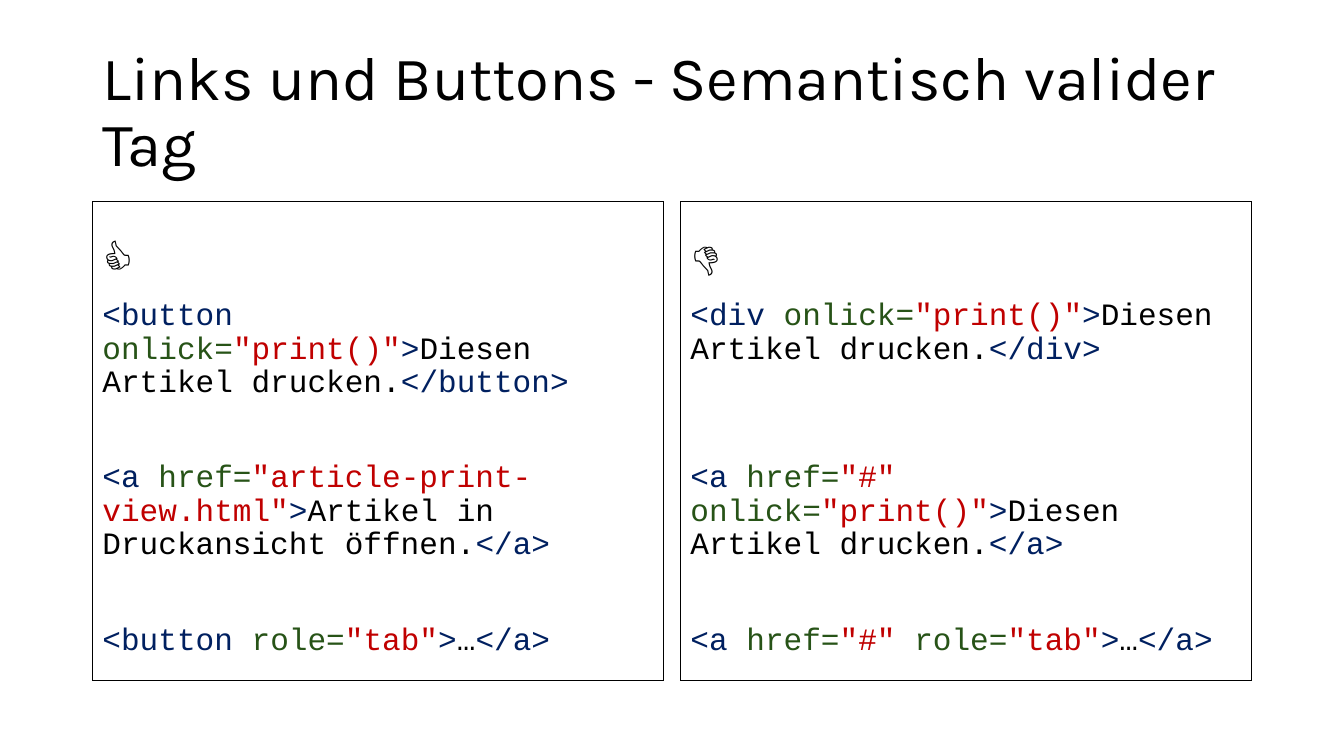
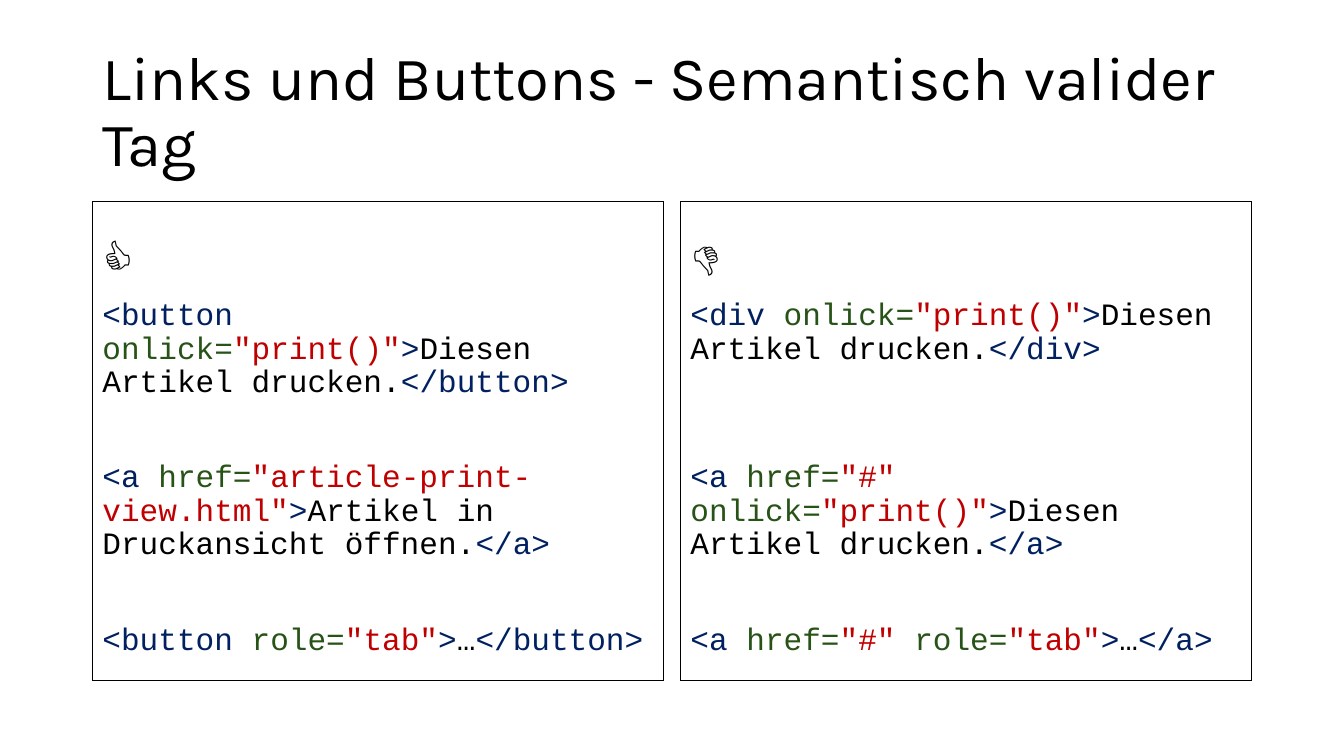
Before and after one commit to aykut-rocks/web-frontend-accessibility-training, a slide deck: slide 14 of Web-Frontend-Accessibility-03.pptx. Drawn at 1344x756 pixels with LibreOffice and Linux fonts; fonts in the diff are those of the drawing. Boxes give left, top, right and bottom in pixels: in the first picture for what was removed or moved away, otherwise in the second. Text is boxed around its words. In the diff, an @@ line names an element or a change of style, - is before the commit and + after.

```diff
--- a/Web-Frontend-Accessibility-03.pptx
+++ b/Web-Frontend-Accessibility-03.pptx
@@ text at (102,627,644,651): text changed @@
-<button role="tab">…</a>
+<button role="tab">…</button>
```
Also in this commit, not shown: 3 other slides changed.
